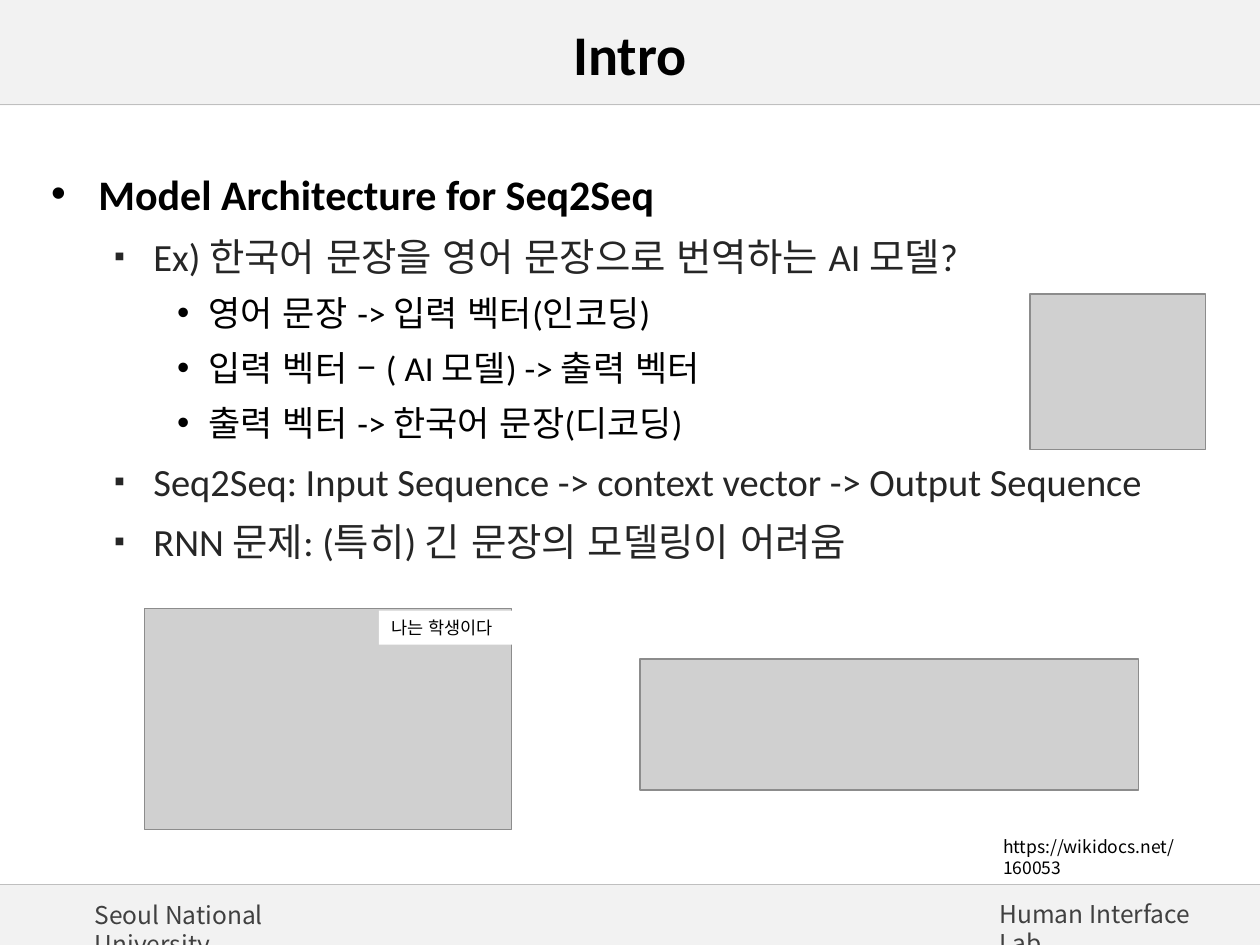
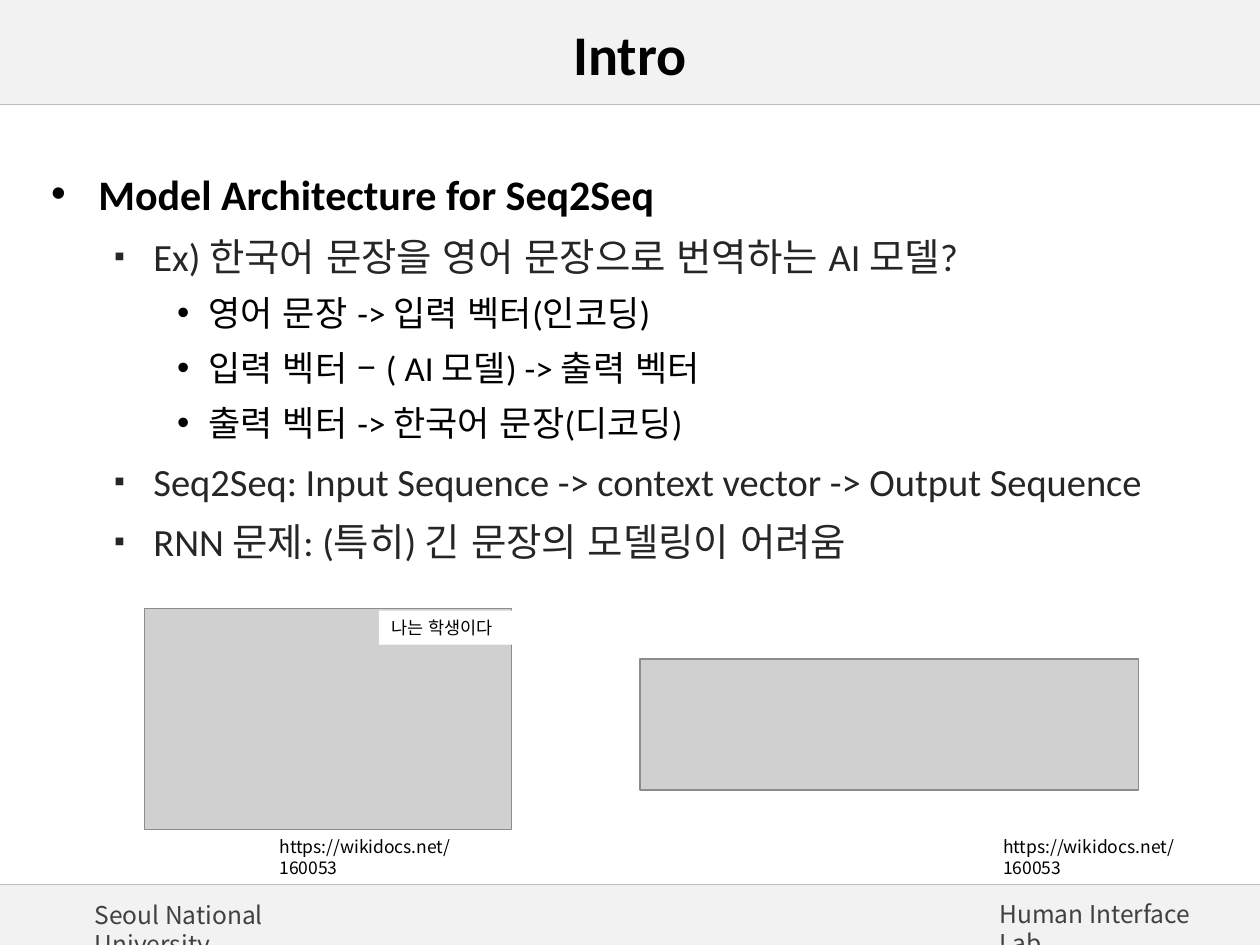
Before and after one commit to WiFiHan/ssai_winter_24w, a slide deck: slide 4 of lec4/lab4.pptx. Drawn at 1260x945 pixels with LibreOffice and Linux fonts; fonts in the diff are those of the drawing; grey boxes stand for pictures; background and template pictures are left out. Boxes give left, top, right and bottom in pixels: in the first picture for what was removed or moved away, otherwise in the second. Text is boxed around its words. In the diff, an @@ line names an element or a change of style, - is before the commit and + after.

```diff
--- a/lec4/lab4.pptx
+++ b/lec4/lab4.pptx
@@ picture removed at (1029,294,1205,450) @@
@@ text added at (280,839,451,875), 10 pt, text #000000 @@
+https://wikidocs.net/160053
```
Also in this commit, not shown: 3 other slides changed, 1 slide removed.
